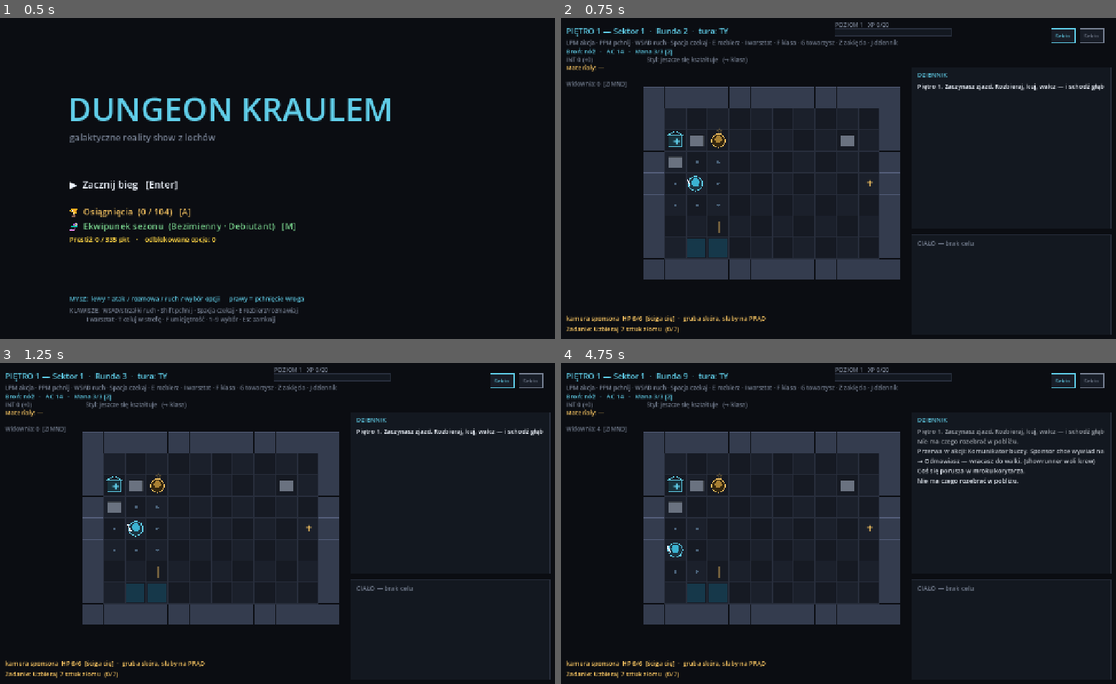
Above: before the commit, frames 1-4 (two rows, left to right).
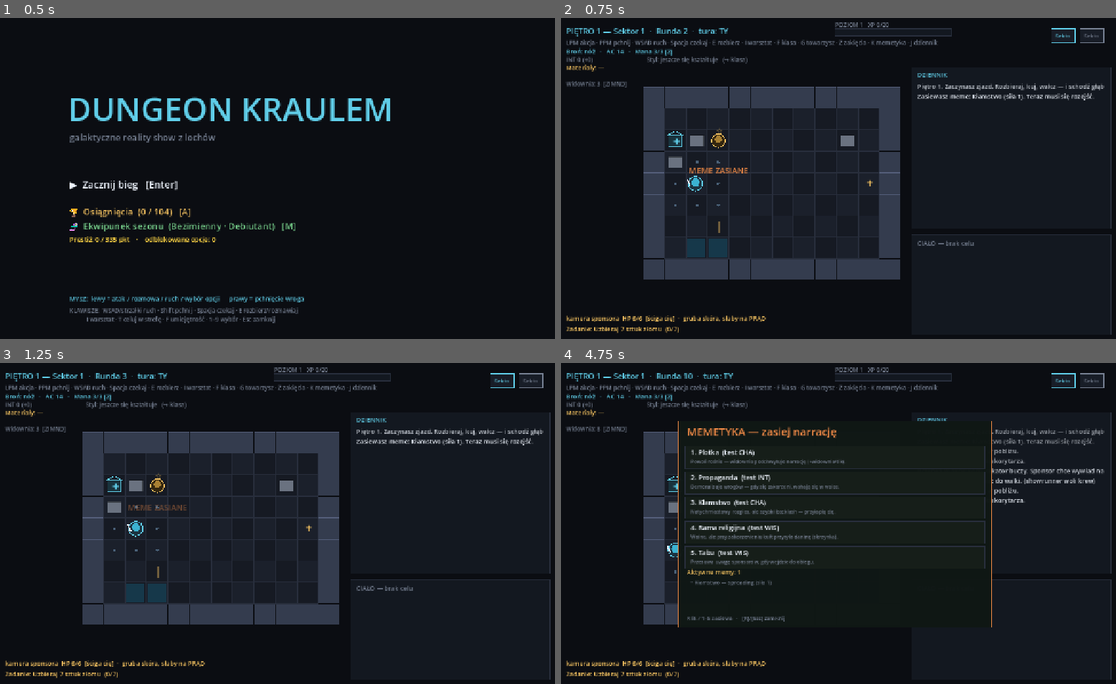
Above: after the commit, the same moments.

Repository: misiumen/crawlergame
Game: Godot game, scene res://scenes/Slice.tscn
Same seed, same stepped clock (60 frames per second), same inputs: the game is played once before the commit and once after it.
Inputs (mouse positions are in pixels of both pictures, inside the frame that each line leads up to):
- Up to frame 1 (0.5 s): no input
- Up to frame 2 (0.75 s): tap Enter at 0.5 s; move the mouse to (960, 162) at 0.52 s; hold Right from 0.53 s (still down); tap K at 0.6 s; click (960, 162) at 0.67 s
- Up to frame 3 (1.25 s): keep holding Right; tap Space at 0.77 s; tap 1 at 0.8 s
- Up to frame 4 (4.75 s): move the mouse to (721, 539) at 1.27 s; release Right at 1.28 s; hold Down 1.28-2.03 s; tap 1 at 1.35, 3.05, 3.6 s; tap Space at 1.52, 2, 3.02, 3.5, 3.77, 4.52 s; tap E at 1.55, 2.1, 3.8 s; move the mouse to (894, 452) at 2.02 s; hold Right 2.03-2.78 s; tap K at 2.3, 2.85, 4.55 s; tap Enter at 2.75, 4.25 s; move the mouse to (805, 587) at 2.77 s; hold Up 2.78-3.53 s; click (805, 587) at 2.92 s; move the mouse to (1005, 571) at 3.52 s; hold A from 3.53 s (still down); tap Escape at 4.15 s; move the mouse to (660, 475) at 4.27 s; tap M at 4.35 s

Frame 1 is identical in both runs. In frame 2, 0.8% of the frame differs, in the area x 6-98%, y 6-49%; in frame 3, 0.7%; in frame 4, 14%, in the area x 6-98%, y 3-83%.

Commit message:
Import 8: memetics — plant belief seeds that propagate and sour
Ported the core loop of systems/memetics.py (the big one). You PLANT a meme via
[K]; a CHA/INT/WIS check sets its potency; it then PROPAGATES over the run through
stages (seeded → spreading → institutionalized → backlash → burned-out), applying
an ongoing effect while it lives and a downside when it sours.
- Plotka: the crowd picks it up — +widownia each tick.
- Propaganda: once institutionalized, nearby enemies hesitate (stun).
- Kłamstwo: instant buzz on planting, but a hard audience backlash when caught.
- Rama religijna (kult): slow, then the cult sends a tribute (skrzynka).
- Tabu: shifts sponsor attention when it enters circulation.

sim/memetics.gd (methods + stage logic + potency check); BoardView plants, ticks
every 4 floor-turns from _advance_floor_turn, applies effects + backlash, and shows
a planting modal listing active seeds + their stage. Seeds persist in the save.
Method flavor follows memetic_templates.json.

583 GUT checks (plant potency + stage progression + spreading effect). Boots clean;
exe rebuilt.

Co-Authored-By: Claude Opus 4.8 (1M context) <noreply@anthropic.com>

Diff:
--- a/dungeon-kraulem-godot/scenes/BoardView.gd
+++ b/dungeon-kraulem-godot/scenes/BoardView.gd
@@ -72,6 +72,7 @@
 var _crawler: Dictionary = {}        # open rival-crawler parley modal: {id} (non-empty = open)
 var _spellbook := false               # spell list overlay (cast with mana)
 var _event: Dictionary = {}           # active mid-floor decision beat (non-empty = modal)
+var _meme_screen := false             # belief-seed (memetics) plant overlay
 var _journal_screen := false          # knowledge journal overlay (clues + rumors)
 var _journal_scroll := 0.0
 const META_KIND_COL := {
@@ -407,6 +408,15 @@
 		elif kc == KEY_UP:   _journal_scroll = maxf(0.0, _journal_scroll - 80.0); queue_redraw()
 		return
 
+	# Memetics planting menu: number keys plant, Esc/K closes.
+	if _meme_screen:
+		if kc == KEY_ESCAPE or kc == KEY_K:
+			_meme_screen = false; queue_redraw(); return
+		var mi := kc - KEY_1
+		if mi >= 0 and mi < Memetics.METHODS.size():
+			_plant_meme(Memetics.METHODS[mi]["key"])
+		return
+
 	# Spellbook grabs input: number keys cast, Esc closes.
 	if _spellbook:
 		if kc == KEY_ESCAPE or kc == KEY_Z:
@@ -464,6 +474,10 @@
 	# [J] open/close the knowledge journal
 	if kc == KEY_J:
 		_journal_screen = not _journal_screen; _journal_scroll = 0.0; queue_redraw(); return
+
+	# [K] open/close the memetics (belief-seed) planting menu
+	if kc == KEY_K:
+		_meme_screen = not _meme_screen; queue_redraw(); return
 
 	# [L] open the skill-point allocation modal (if you've banked any)
 	if kc == KEY_L:
@@ -509,7 +523,7 @@
 		and _route_offer.is_empty() and _class_offer.is_empty() and not _craft_open \
 		and _levelup.is_empty() and not _ach_screen and not _meta_screen \
 		and _safehouse.is_empty() and _crawler.is_empty() and not _spellbook \
-		and not _journal_screen and _event.is_empty()
+		and not _journal_screen and _event.is_empty() and not _meme_screen
 
 ## Viewport pixel -> board cell.
 func _cell_from_mouse(pos: Vector2) -> Vector2i:
@@ -603,6 +617,7 @@
 		"crawler_action":    _crawler_action(z.get("s", ""))
 		"cast":              _cast_spell(z.get("s", ""))
 		"event_fork":        _event_choose(i)
+		"meme_plant":        _plant_meme(z.get("s", ""))
 		"levelup_stat":      _spend_skill_point(z.get("s", ""))
 		"levelup_close":     _levelup = {}; queue_redraw()
 
@@ -1418,6 +1433,9 @@
 		_event = MidFloorEvents.pick(_narr_rng)
 		_log_push("Przerwa w akcji: %s" % _event.get("intro", ""))
 		queue_redraw()
+	# Belief seeds propagate every 4 floor-turns.
+	if floor.turn > 0 and floor.turn % 4 == 0:
+		_meme_tick()
 	# The Syndicate may now read your style and offer a class.
 	if _class_offer.is_empty():
 		var offer := floor.check_class_offer()
@@ -1456,6 +1474,80 @@
 	_animate(sim.cast_spell(key))
 	_check_transition()
 	queue_redraw()
+
+## ── Memetics: plant a belief seed; it propagates over the run ────────────────
+func _plant_meme(method_key: String) -> void:
+	if floor == null:
+		return
+	_meme_screen = false
+	var seed := Memetics.plant(method_key, sim.player(), _narr_rng)
+	var seeds: Array = floor.player.flags.get("seeds", [])
+	seeds.append(seed)
+	floor.player.flags["seeds"] = seeds
+	_log_push("Zasiewasz meme: %s (siła %d). Teraz musi się rozejść." % [seed["label"], int(seed["potency"])])
+	_add_floater(sim.player_id, "MEME ZASIANE", COL_GAS)
+	# A lie buys instant buzz (but it'll sour fast).
+	if method_key == "klamstwo" and floor.audience != null:
+		floor.audience.change(int(seed["potency"]) * 3, "meme")
+	_advance_floor_turn()
+	queue_redraw()
+
+## Advance every active belief seed one propagation tick, applying stage effects.
+func _meme_tick() -> void:
+	var seeds: Array = floor.player.flags.get("seeds", [])
+	if seeds.is_empty():
+		return
+	var kept: Array = []
+	for s in seeds:
+		s["age"] = int(s["age"]) + 1
+		var stage := Memetics.stage_for(int(s["age"]))
+		var pot := int(s["potency"])
+		var m := str(s["method"])
+		var active := stage == "spreading" or stage == "institutionalized"
+		if active and m == "plotka" and floor.audience != null:
+			floor.audience.change(1 + pot / 2, "meme")
+		elif stage == "institutionalized" and m == "propaganda":
+			var foe := _nearest_aware_enemy()
+			if foe != null:
+				foe.add_status("stunned", 1)
+				_add_floater(foe.id, "WAHA SIĘ", COL_GAS)
+		elif stage == "institutionalized" and m == "kult" and not s.get("paid", false):
+			s["paid"] = true
+			var box := GameBox.new("kult", "Danina kultu", Rarity.UNCOMMON)
+			box.contents.append({"type": "material", "key": "złom", "qty": 3 + pot})
+			floor.boxes.append(box)
+			if floor.audience != null: floor.audience.change(pot, "meme")
+			_log_push("Twój kult przysyła daninę — skrzynka na planszy.")
+		elif stage == "institutionalized" and m == "tabu" and not s.get("paid", false):
+			s["paid"] = true
+			if floor.sponsors != null:
+				var prim := floor.sponsors.primary_sponsor()
+				for k in floor.sponsors.all_keys():
+					floor.sponsors.attention[k] = floor.sponsors.get_attention(k) + (3 if k == prim else -1)
+			_log_push("Tabu wchodzi do obiegu — sponsorzy przesuwają uwagę.")
+		# Souring.
+		if stage == "backlash" and not s.get("backlashed", false):
+			s["backlashed"] = true
+			var hit := pot * (3 if m == "klamstwo" else 1)
+			if floor.audience != null: floor.audience.change(-hit, "meme_backlash")
+			_log_push("Meme „%s" % s["label"] + "” obraca się przeciw tobie. (−%d widowni)" % hit)
+		if stage != "burned_out":
+			kept.append(s)
+		else:
+			_log_push("Meme „%s" % s["label"] + "” wypalił się i znika z obiegu.")
+	floor.player.flags["seeds"] = kept
+
+func _nearest_aware_enemy() -> CombatEntity:
+	var best: CombatEntity = null
+	var bd := 1 << 30
+	var pc: Vector2i = sim.player().cell
+	for e in sim.enemies_alive():
+		if not e.aware:
+			continue
+		var d: int = maxi(absi(e.cell.x - pc.x), absi(e.cell.y - pc.y))
+		if d < bd:
+			bd = d; best = e
+	return best
 
 ## Fire the companion's signature ability ([G]); free action, per-floor cooldown.
 func _use_companion_ability() -> void:
@@ -2345,7 +2437,7 @@
 			HORIZONTAL_ALIGNMENT_LEFT, 320, 12, META_KIND_COL["species"])
 	# Controls hint (mouse-first)
 	draw_string(_font, Vector2(40, 60),
-		"LPM akcja · PPM pchnij · WSAD ruch · Spacja czekaj · E rozbierz · I warsztat · F klasa · G towarzysz · Z zaklęcia · J dziennik",
+		"LPM akcja · PPM pchnij · WSAD ruch · Spacja czekaj · E rozbierz · I warsztat · F klasa · G towarzysz · Z zaklęcia · K memetyka · J dziennik",
 		HORIZONTAL_ALIGNMENT_LEFT, -1, 13, COL_DIM)
 	# Weapon / coating / armor
 	var wln := "Broń: nóż"
@@ -2473,6 +2565,8 @@
 		_draw_event_modal()
 	if _spellbook:
 		_draw_spellbook()
+	if _meme_screen:
+		_draw_meme_screen()
 	_draw_toasts()
 
 ## VS-style achievement toasts: tier-framed panels that slide in from the right,
@@ -2900,6 +2994,40 @@
 	draw_string(_font, Vector2(60, 702), "[J]/[Esc] zamknij   ·   kółko / [↑][↓] przewijaj",
 		HORIZONTAL_ALIGNMENT_LEFT, -1, 14, COL_DIM)
 
+## Memetics: pick a belief seed to plant. Shows your active seeds + their stage.
+func _draw_meme_screen() -> void:
+	var W := 700.0; var H := 460.0
+	var px := (1280 - W) / 2.0; var py := (720 - H) / 2.0
+	draw_rect(Rect2(px, py, W, H), Color(0.06, 0.09, 0.08, 0.98))
+	draw_rect(Rect2(px, py, W, H), COL_GAS, false, 2.0)
+	draw_string(_font, Vector2(px + 20, py + 32), "MEMETYKA — zasiej narrację",
+		HORIZONTAL_ALIGNMENT_LEFT, -1, 24, COL_GAS)
+	var cy := py + 56.0
+	for i in Memetics.METHODS.size():
+		var m: Dictionary = Memetics.METHODS[i]
+		var box := Rect2(px + 16, cy, W - 32, 50)
+		var hot := _hover(box)
+		draw_rect(box, Color(0.10, 0.16, 0.13, 0.95) if hot else Color(0.09, 0.12, 0.10, 0.9))
+		draw_rect(box, COL_GAS if hot else COL_GRID, false, 1.0)
+		draw_string(_font, Vector2(px + 28, cy + 19), "%d. %s  (test %s)" % [i + 1, m["label"], m["stat"]],
+			HORIZONTAL_ALIGNMENT_LEFT, W - 60, 15, COL_BRIGHT)
+		draw_string(_font, Vector2(px + 28, cy + 38), m["desc"], HORIZONTAL_ALIGNMENT_LEFT, W - 60, 11, COL_DIM)
+		_zone(box, "meme_plant", 0, m["key"])
+		cy += 56.0
+	# Active seeds + their stage.
+	var seeds: Array = floor.player.flags.get("seeds", [])
+	cy += 6.0
+	draw_string(_font, Vector2(px + 20, cy), "Aktywne memy: %d" % seeds.size(),
+		HORIZONTAL_ALIGNMENT_LEFT, -1, 14, COL_AMBER)
+	cy += 22.0
+	for s in seeds:
+		draw_string(_font, Vector2(px + 28, cy), "• %s — %s (siła %d)" % [
+			s["label"], Memetics.stage_for(int(s["age"])), int(s["potency"])],
+			HORIZONTAL_ALIGNMENT_LEFT, W - 56, 12, COL_DIM)
+		cy += 18.0
+	draw_string(_font, Vector2(px + 20, py + H - 16), "Klik / 1–5 zasiewa   ·   [K]/[Esc] zamknij",
+		HORIZONTAL_ALIGNMENT_LEFT, -1, 12, COL_DIM)
+
 ## Spellbook: cast at the nearest enemy for mana. Rows greyed when you can't pay.
 func _draw_spellbook() -> void:
 	var p := sim.player()
--- /dev/null
+++ b/dungeon-kraulem-godot/sim/memetics.gd
@@ -0,0 +1,47 @@
+class_name Memetics
+extends RefCounted
+## Belief seeds — ported (bounded) from systems/memetics.py. You PLANT a meme into
+## the show; it PROPAGATES through stages over the run (seeded → spreading →
+## institutionalized → backlash → burned-out), applying an ongoing effect while it
+## lives and a downside when it sours. Faithful to the core loop; method flavor
+## follows memetic_templates.json. Potency comes from a CHA/INT/WIS check at plant.
+##
+## A seed is a plain dict: {method, label, age, potency, backlashed}.
+
+const STAGES := ["seeded", "spreading", "institutionalized", "backlash", "burned_out"]
+
+## Plantable methods (a curated subset). effect drives the per-tick mechanic.
+const METHODS := [
+	{"key": "plotka",     "label": "Plotka", "stat": "CHA",
+		"desc": "Powoli rośnie — widownia podchwytuje narrację (+widownia/tik)."},
+	{"key": "propaganda", "label": "Propaganda", "stat": "INT",
+		"desc": "Demoralizuje wrogów — gdy się zakorzeni, wahają się w walce."},
+	{"key": "klamstwo",   "label": "Kłamstwo", "stat": "CHA",
+		"desc": "Natychmiastowy rozgłos, ale szybki backlash — przyłapią cię."},
+	{"key": "kult",       "label": "Rama religijna", "stat": "WIS",
+		"desc": "Wolno, ale przy zakorzenieniu kult przysyła daninę (skrzynka)."},
+	{"key": "tabu",       "label": "Tabu", "stat": "WIS",
+		"desc": "Przesuwa uwagę sponsorów, gdy wejdzie do obiegu."},
+]
+
+static func method_def(key: String) -> Dictionary:
+	for m in METHODS:
+		if m["key"] == key:
+			return m
+	return {}
+
+## Stage from age (in propagation ticks).
+static func stage_for(age: int) -> String:
+	if age <= 1: return "seeded"
+	if age <= 4: return "spreading"
+	if age <= 7: return "institutionalized"
+	if age == 8: return "backlash"
+	return "burned_out"
+
+## Plant a seed: a CHA/INT/WIS check sets its potency (1–4). Returns the seed.
+static func plant(method_key: String, p, rng: RandomNumberGenerator) -> Dictionary:
+	var m := method_def(method_key)
+	var roll: int = rng.randi_range(1, 20) + int(p.stat_mod(m.get("stat", "CHA")))
+	var potency: int = clampi((roll - 6) / 4, 1, 4)
+	return {"method": method_key, "label": m.get("label", method_key),
+		"age": 0, "potency": potency, "backlashed": false}
--- a/dungeon-kraulem-godot/tests/test_progression.gd
+++ b/dungeon-kraulem-godot/tests/test_progression.gd
@@ -258,5 +258,15 @@
 	BiomeGimmicks.tick(bf, bf.sim, grng)
 	_ck(bf.sim.player().hp > 10, "the quiet biome gimmick heals you")
 
+	# ── Memetics (belief seeds) ───────────────────────────────────────────────
+	var mp := CombatEntity.new(1, "Ty", 100, 14, ["humanoid"]); mp.stats["CHA"] = 6
+	var mrng := RandomNumberGenerator.new(); mrng.seed = 2
+	var seed := Memetics.plant("plotka", mp, mrng)
+	_ck(seed["method"] == "plotka" and int(seed["potency"]) >= 1, "planting a meme yields a seed with potency")
+	_ck(Memetics.stage_for(0) == "seeded", "a fresh seed is just seeded")
+	_ck(Memetics.stage_for(3) == "spreading", "it ages into spreading")
+	_ck(Memetics.stage_for(8) == "backlash", "then a backlash beat")
+	_ck(Memetics.stage_for(20) == "burned_out", "and eventually burns out")
+
 	print("=== %d checks, %d failed ===" % [_n, _f])
 	quit(_f)
--- a/dungeon-kraulem-godot/tests/test_view.gd
+++ b/dungeon-kraulem-godot/tests/test_view.gd
@@ -342,6 +342,22 @@
 	if bv.floor.audience:
 		_ck(bv.floor.audience.rating >= aud_pre, "the chosen fork applies its effect")
 
+	# memetics: plant a belief seed, propagate it, see it act + show its modal
+	bv.floor.player.flags.erase("seeds")
+	bv.sim.player().stats["CHA"] = 6
+	bv._plant_meme("plotka")
+	_ck((bv.floor.player.flags.get("seeds", []) as Array).size() == 1, "planting a meme adds a seed")
+	var seeds: Array = bv.floor.player.flags["seeds"]
+	seeds[0]["age"] = 2                  # nudge it to the spreading stage
+	var meme_ap: int = bv.floor.audience.rating if bv.floor.audience else 0
+	bv._meme_tick()
+	_ck(bv.floor.audience == null or bv.floor.audience.rating >= meme_ap, "a spreading rumor grows the audience")
+	bv._meme_screen = true
+	for i in 2:
+		bv._process(0.016)
+	_ck(true, "the memetics planting screen draws without crash")
+	bv._meme_screen = false
+
 	# hammer many actions + frames; must never crash
 	for i in 30:
 		bv.handle_dir(Vector2i.LEFT)
Not shown, added: dungeon-kraulem-godot/sim/memetics.gd.uid
